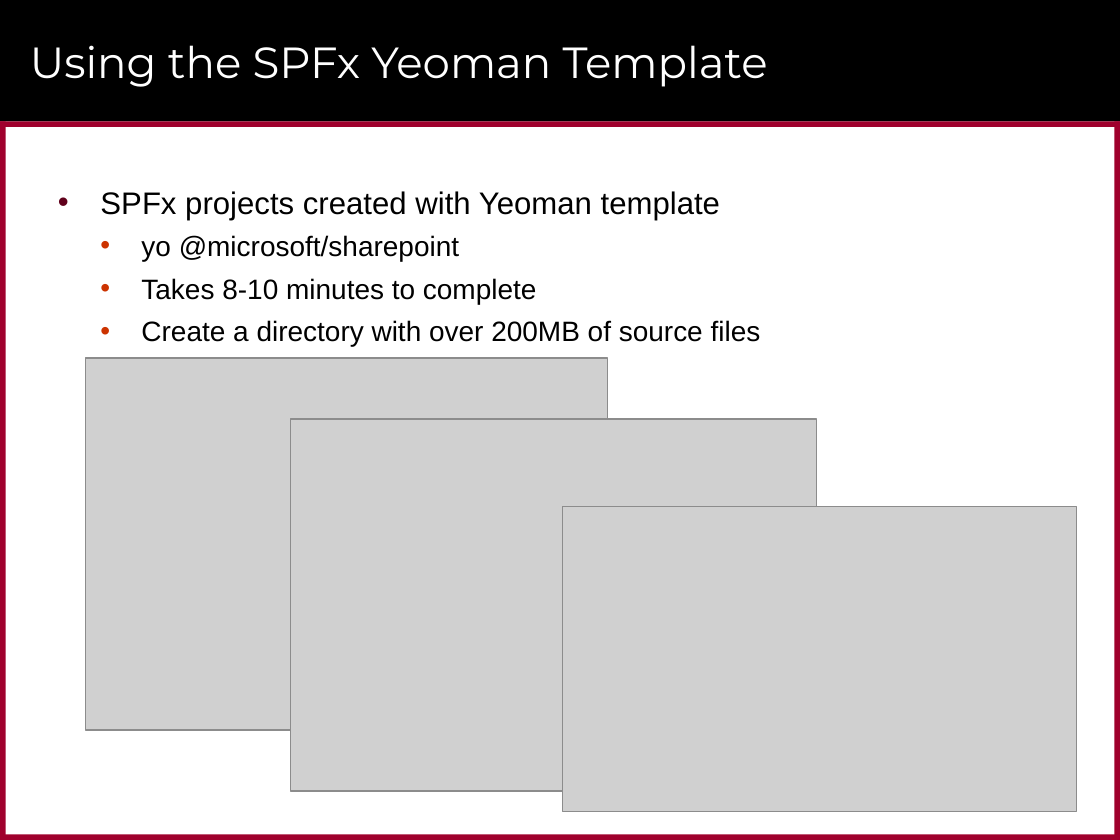
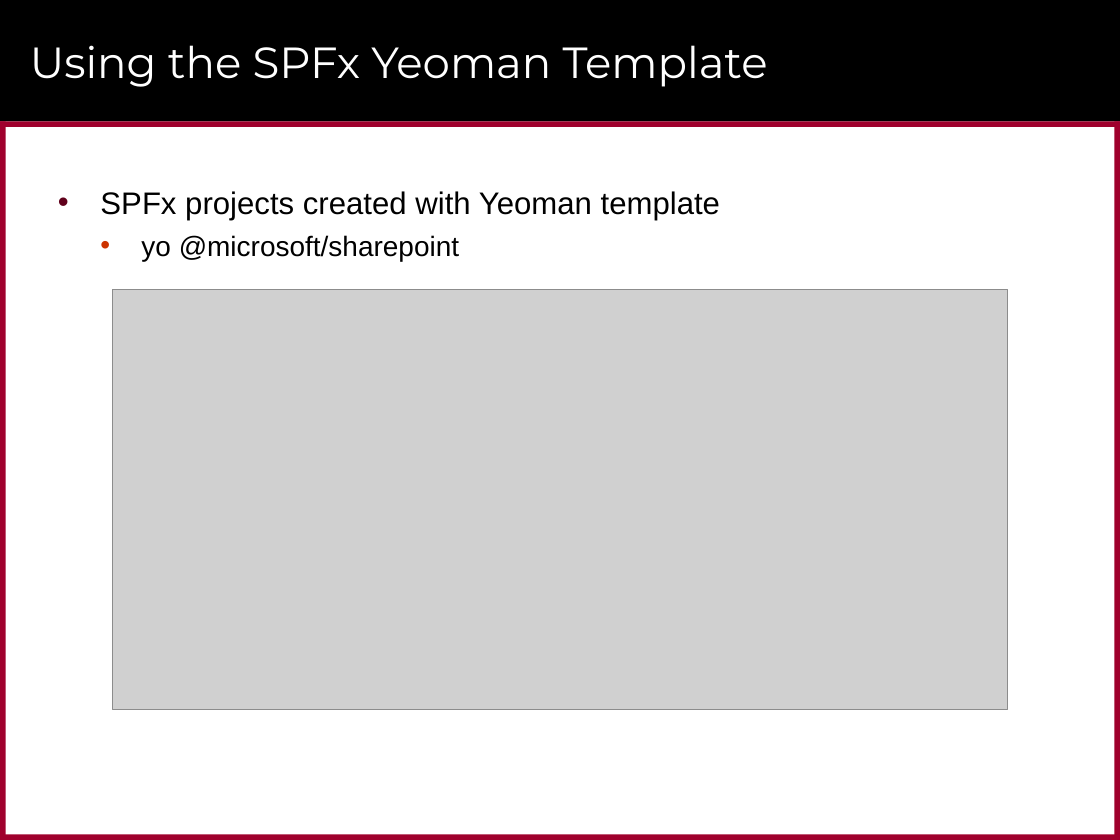
Before and after one commit to CriticalPathTraining/MSD365_Courseware, a slide deck: slide 9 of 04 SharePointFramework.pptx (slide 11 before the commit). Drawn at 1120x840 pixels with LibreOffice and Linux fonts; fonts in the diff are those of the drawing; grey boxes stand for pictures; background and template pictures are left out. Boxes give left, top, right and bottom in pixels: in the first picture for what was removed or moved away, otherwise in the second. Text is boxed around its words. In the diff, an @@ line names an element or a change of style, - is before the commit and + after.

```diff
--- a/04 SharePointFramework.pptx
+++ b/04 SharePointFramework.pptx
@@ picture added at (x1=112, y1=289, x2=1008, y2=709) @@
@@ text at (x1=141, y1=278, x2=761, y2=347): paragraphs removed @@
-  • Takes 8-10 minutes to complete
-  • Create a directory with over 200MB of source files
@@ picture removed at (x1=86, y1=358, x2=608, y2=730) @@
@@ picture removed at (x1=290, y1=419, x2=816, y2=791) @@
@@ picture removed at (x1=563, y1=506, x2=1076, y2=812) @@
```
Also in this commit, not shown: 7 other slides changed, 15 slides added, 10 slides removed, 4 other files.
